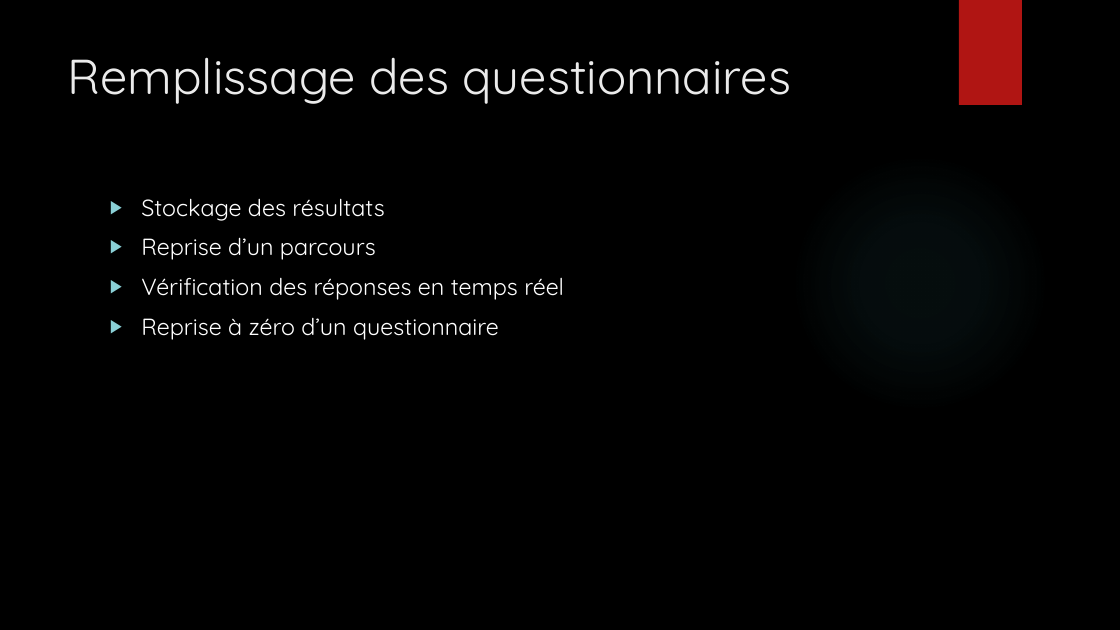
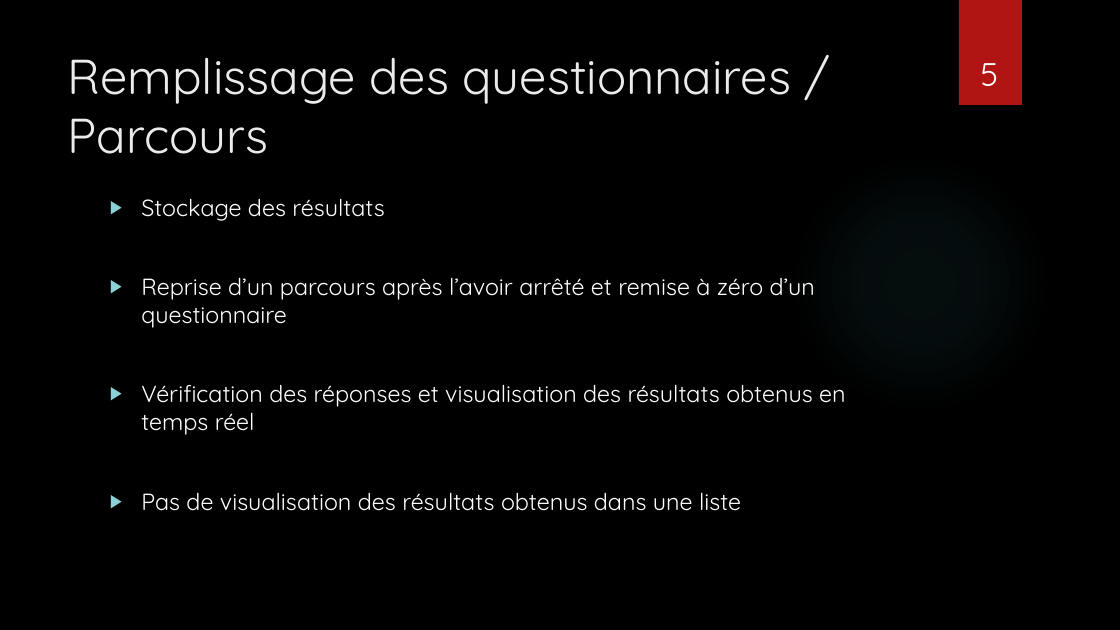
Before and after one commit to ChaKiG/SR03, a slide deck: slide 5 of Projet_stagiaire/ressources/SR03 Projet.pptx (slide 4 before the commit). Drawn at 1120x630 pixels with LibreOffice and Linux fonts; fonts in the diff are those of the drawing; background and template pictures are left out. Boxes give left, top, right and bottom in pixels: in the first picture for what was removed or moved away, otherwise in the second. Text is boxed around its words. In the diff, an @@ line names an element or a change of style, - is before the commit and + after.

```diff
--- a/Projet_stagiaire/ressources/SR03 Projet.pptx
+++ b/Projet_stagiaire/ressources/SR03 Projet.pptx
@@ title at bbox=[68, 57, 791, 154]: text changed @@
-Remplissage des questionnaires
+Remplissage des questionnaires / Parcours
@@ page number added at bbox=[981, 63, 999, 86], 28 pt, text #FFFFFF @@
+5
@@ text at bbox=[141, 277, 845, 511]: text changed @@
-▶ Reprise d’un parcours
-▶ Vérification des réponses en temps réel
-▶ Reprise à zéro d’un questionnaire
+▶ Reprise d’un parcours après l’avoir arrêté et remise à zéro d’un questionnaire
+▶ Vérification des réponses et visualisation des résultats obtenus en temps réel
+▶ Pas de visualisation des résultats obtenus dans une liste
```
Also in this commit, not shown: 3 other slides changed, 2 slides added.
